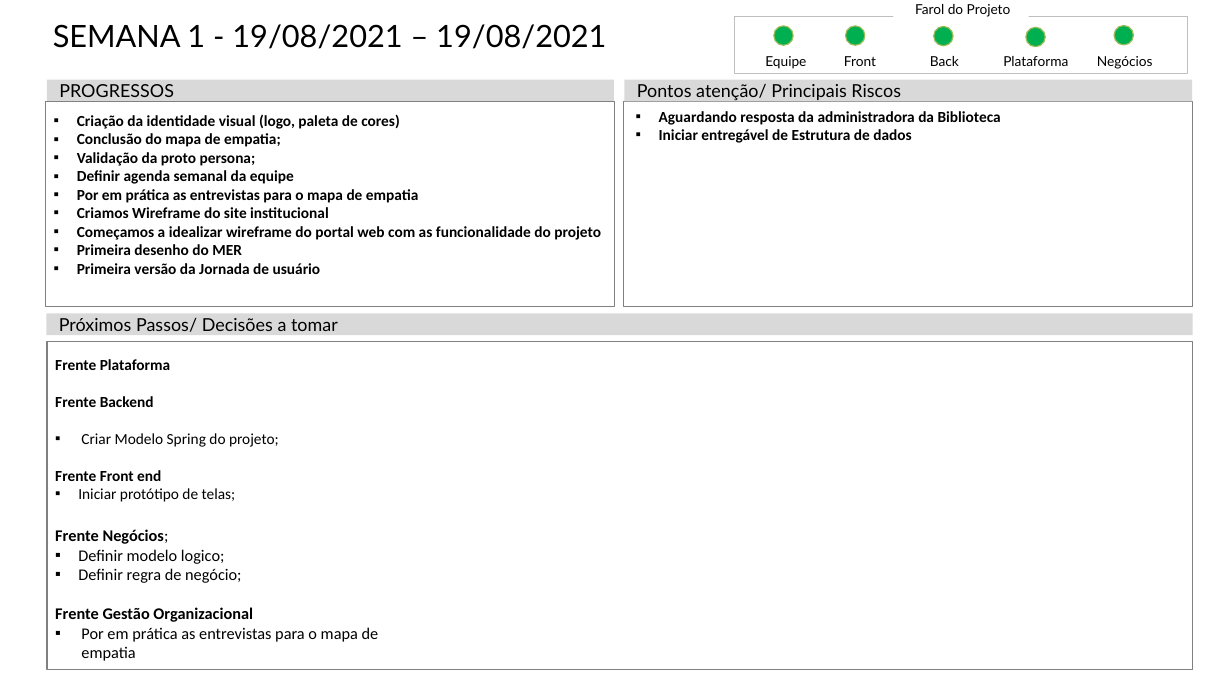
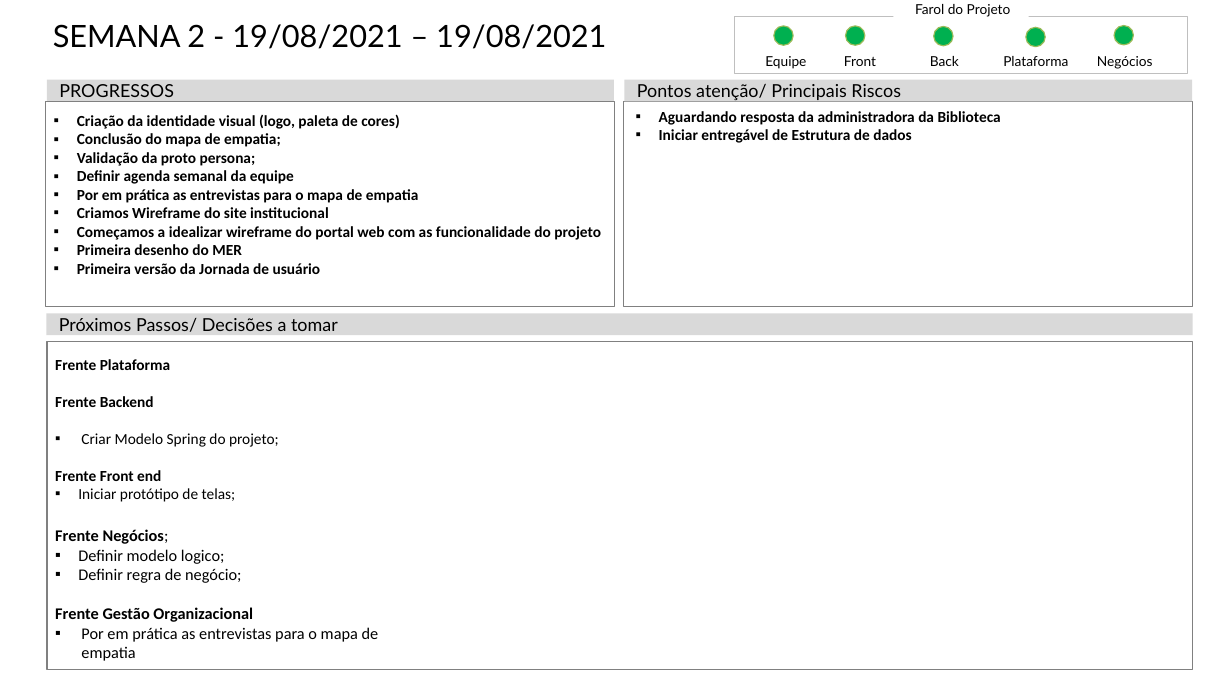
Before and after one commit to Luis-Silva80/grupo05-adsa, a slide deck: slide 4 of Documentação/Mod_Status_Report-PI20202 (1).pptx. Drawn at 1232x693 pixels with LibreOffice and Linux fonts; fonts in the diff are those of the drawing. Boxes give left, top, right and bottom in pixels: in the first picture for what was removed or moved away, otherwise in the second. Text is boxed around its words. In the diff, an @@ line names an element or a change of style, - is before the commit and + after.

```diff
--- a/Documentação/Mod_Status_Report-PI20202 (1).pptx
+++ b/Documentação/Mod_Status_Report-PI20202 (1).pptx
@@ title at box(53, 24, 606, 49): text changed @@
-SEMANA 1 - 19/08/2021 – 19/08/2021
+SEMANA 2 - 19/08/2021 – 19/08/2021
```
Also in this commit, not shown: 15 other files.
